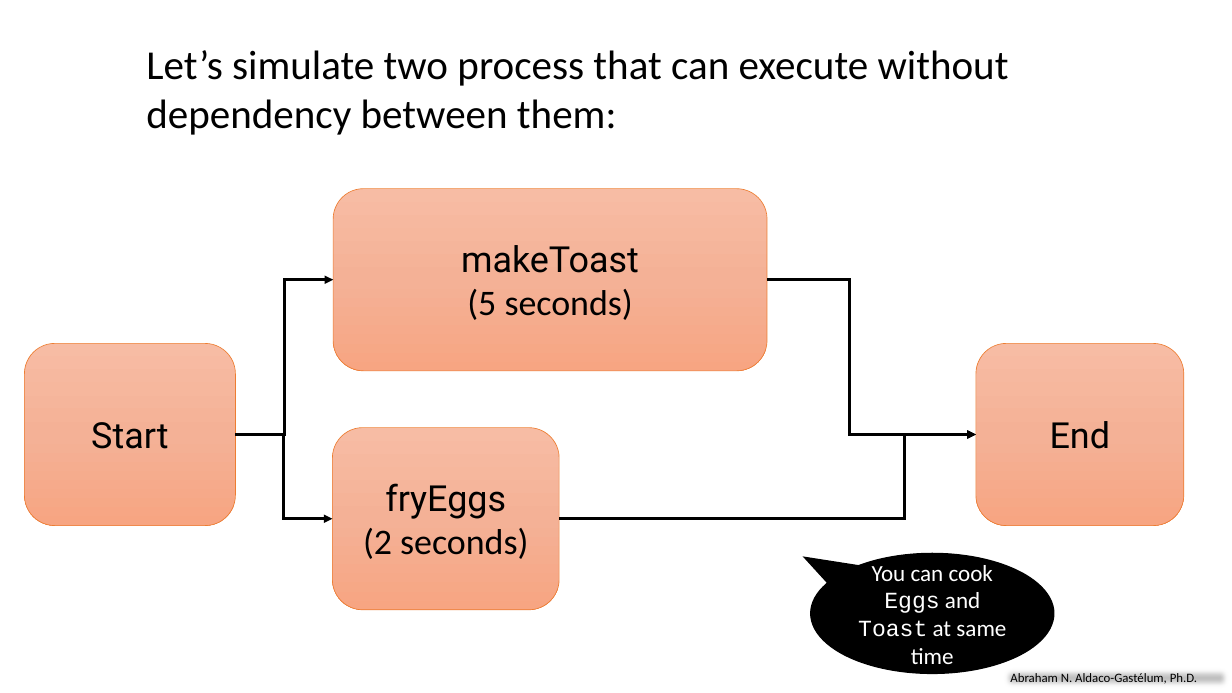
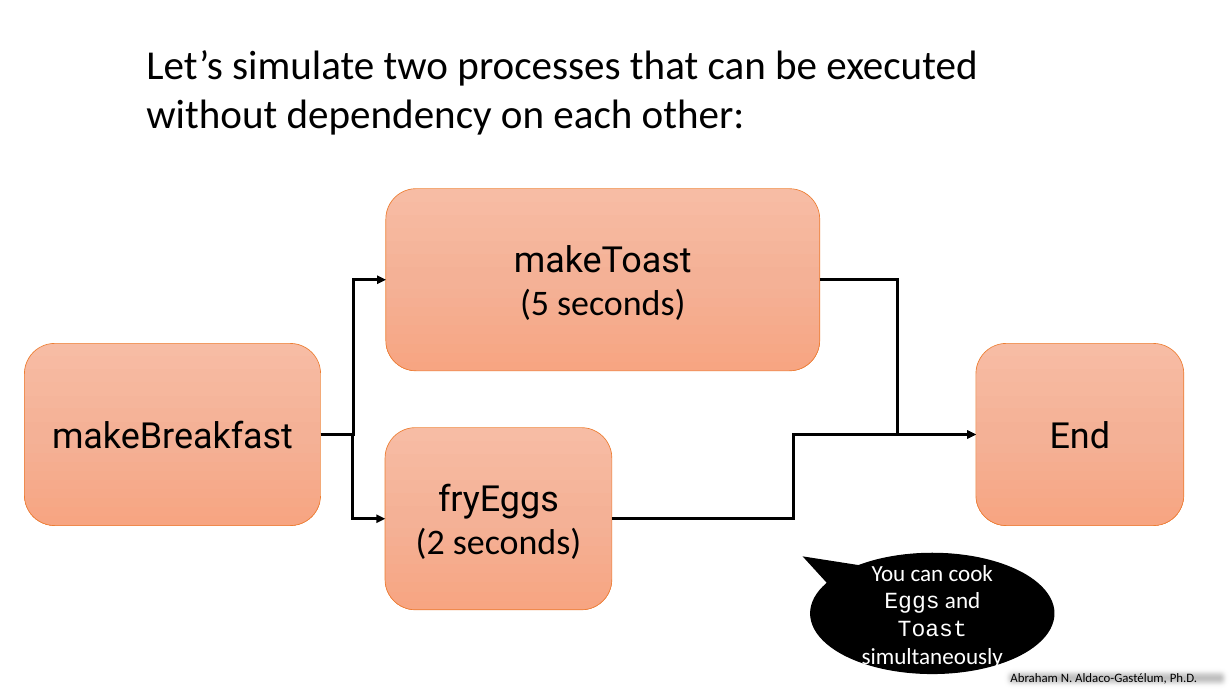
Before and after one commit to aaldacog/uwp, a slide deck: slide 17 of AsynchronousProcessing_AbrahamAldaco.pptx. Drawn at 1232x693 pixels with LibreOffice and Linux fonts; fonts in the diff are those of the drawing. Boxes give left, top, right and bottom in pixels: in the first picture for what was removed or moved away, otherwise in the second. Text is boxed around its words. In the diff, an @@ line names an element or a change of style, - is before the commit and + after.

```diff
--- a/AsynchronousProcessing_AbrahamAldaco.pptx
+++ b/AsynchronousProcessing_AbrahamAldaco.pptx
@@ text at (146, 50, 977, 135): text changed @@
-Let’s simulate two process that can execute without dependency between them:
+Let’s simulate two processes that can be executed without dependency on each other:
@@ rounded rectangle "makeToast": place and size @@
-rounded rectangle "makeToast" at (334, 189, 768, 371)
+rounded rectangle "makeToast" at (386, 189, 821, 371)
@@ elbow arrow moved from (236, 434) - (334, 280) to (321, 434) - (386, 280) @@
@@ elbow arrow moved from (767, 280) - (976, 434) to (820, 280) - (976, 434) @@
@@ rounded rectangle "makeBreakfast": place and size @@
-rounded rectangle "makeBreakfast" at (24, 344, 235, 526)
+rounded rectangle "makeBreakfast" at (24, 344, 321, 526)
@@ text in rounded rectangle at (52, 420, 293, 449): text changed @@
-Start
+makeBreakfast
@@ elbow arrow moved from (236, 434) - (333, 518) to (321, 434) - (385, 518) @@
@@ rounded rectangle "fryEggs": place and size @@
-rounded rectangle "fryEggs" at (333, 428, 559, 610)
+rounded rectangle "fryEggs" at (385, 428, 612, 610)
@@ elbow arrow moved from (559, 518) - (976, 434) to (612, 518) - (976, 434) @@
@@ text in speech bubble at (862, 565, 1003, 670): text changed @@
-You can cook Eggs and Toast at same time
+You can cook Eggs and Toast simultaneously
```
Also in this commit, not shown: 24 other slides changed, 3 slides added, 1 slide removed, 1 other file.
